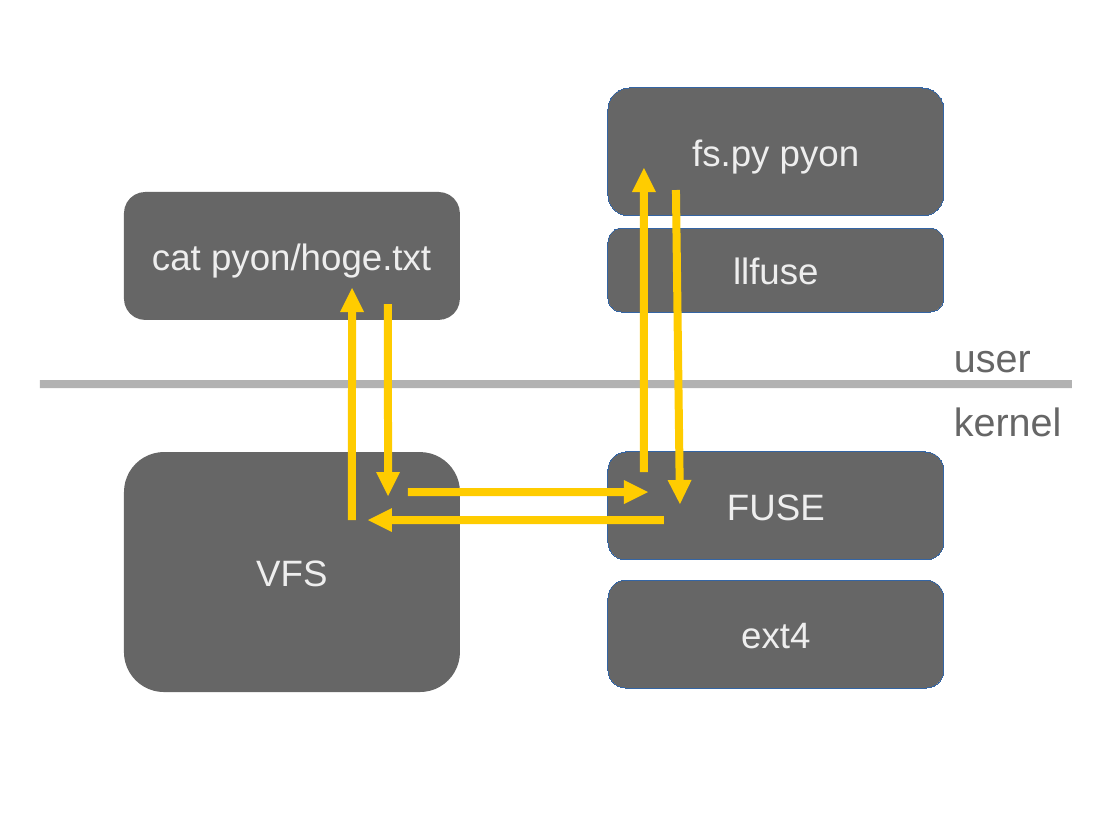
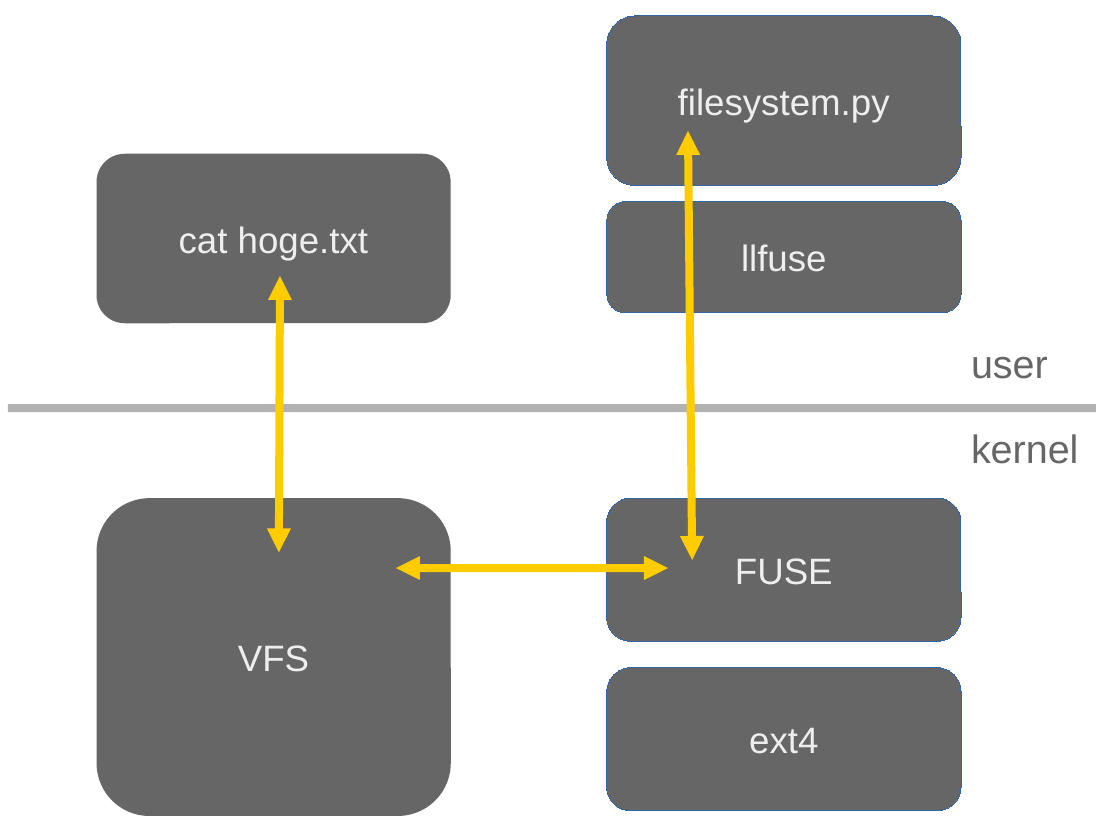
Before and after one commit to ykmarble/special-seminar, a slide deck: slide 1 of speech/fuse.odp. Drawn at 1120x840 pixels with LibreOffice and Linux fonts; fonts in the diff are those of the drawing. Boxes give left, top, right and bottom in pixels: in the first picture for what was removed or moved away, otherwise in the second. Text is boxed around its words. In the diff, an @@ line names an element or a change of style, - is before the commit and + after.

```diff
--- a/speech/fuse.odp
+++ b/speech/fuse.odp
@@ rounded rectangle "filesystem.py": place and size @@
-rounded rectangle "filesystem.py" at [608,88,944,216]
+rounded rectangle "filesystem.py" at [607,16,961,186]
@@ text in rounded rectangle at [678,88,890,122]: text changed @@
-fs.py pyon
+filesystem.py
@@ arrow moved from (676, 190) - (680, 504) to (692, 560) - (688, 131) @@
@@ arrow (692, 560) - (688, 131): arrow to double arrow @@
@@ rounded rectangle "cat hoge.txt": place and size @@
-rounded rectangle "cat hoge.txt" at [124,192,460,320]
+rounded rectangle "cat hoge.txt" at [97,153,451,323]
@@ arrow removed from (644, 473) to (644, 168) @@
@@ rounded rectangle "llfuse": place and size @@
-rounded rectangle "llfuse" at [608,228,944,312]
+rounded rectangle "llfuse" at [607,201,961,312]
@@ text in rounded rectangle at [179,226,368,260]: text changed @@
-cat pyon/hoge.txt
+cat hoge.txt
@@ arrow moved from (352, 520) - (352, 288) to (281, 276) - (278, 553) @@
@@ arrow (281, 276) - (278, 553): arrow to double arrow @@
@@ arrow removed from (388, 304) to (388, 496) @@
@@ text "user": place and size @@
-text "user" at [954,351,1031,373]
+text "user" at [971,357,1048,379]
@@ line moved from (40, 384) - (1072, 384) to (8, 409) - (1097, 409) @@
@@ text "kernel": place and size @@
-text "kernel" at [954,407,1061,437]
+text "kernel" at [971,434,1078,464]
@@ rounded rectangle "VFS": place and size @@
-rounded rectangle "VFS" at [124,452,460,692]
+rounded rectangle "VFS" at [97,498,451,816]
@@ arrow removed from (409, 492) to (648, 492) @@
@@ rounded rectangle "FUSE": place and size @@
-rounded rectangle "FUSE" at [608,452,944,560]
+rounded rectangle "FUSE" at [607,498,961,641]
@@ arrow moved from (665, 520) - (368, 520) to (396, 568) - (668, 568) @@
@@ arrow (396, 568) - (668, 568): arrow to double arrow @@
@@ rounded rectangle "ext4": place and size @@
-rounded rectangle "ext4" at [608,580,944,688]
+rounded rectangle "ext4" at [607,668,961,811]
```
Also in this commit, not shown: 10 other files.
